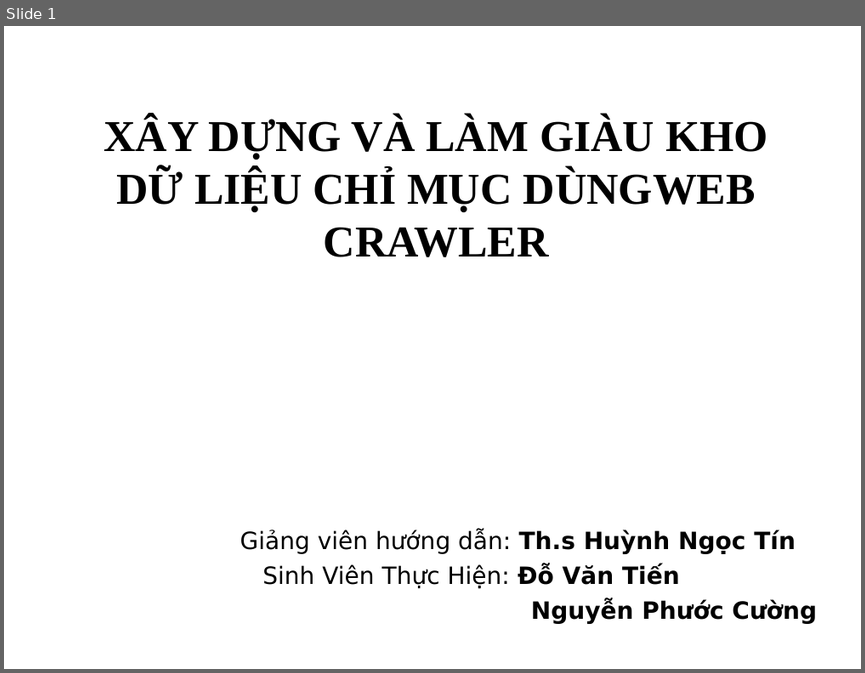
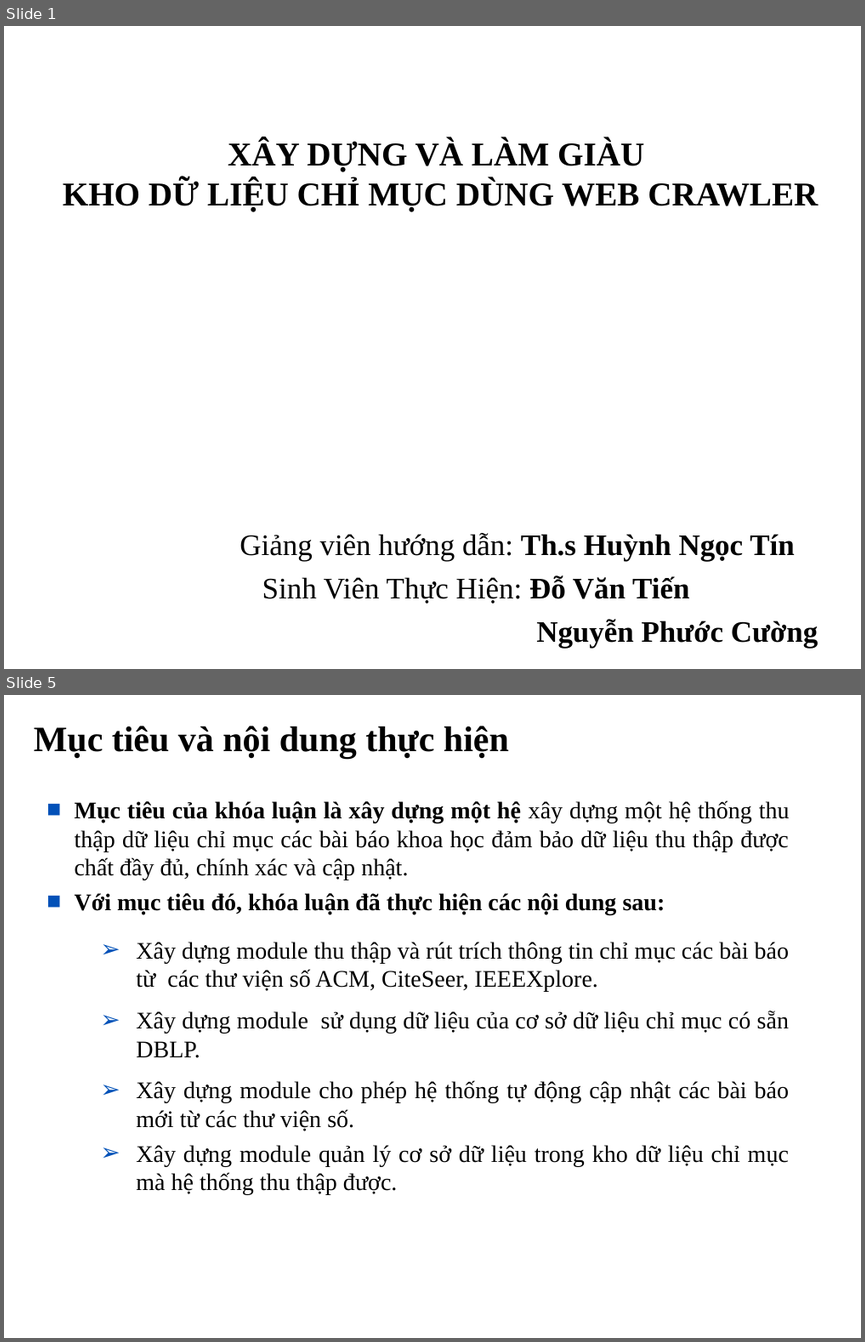
Before and after one commit to tiendv/detaitotnghiep, a slide deck: Report/Bao cao khoa luan/Trinh bay bao cao.ppt. Shown one above the other, each under a label of ours: slide 1 before the commit, slides 1 and 5 after it; the slides between them are not shown. The pictures are 865x673 and 865x1342 pixels, drawn with LibreOffice and Linux fonts; fonts in the diff are those of the drawing; background and template pictures are left out. Boxes give left, top, right and bottom in pixels: in the first picture for what was removed or moved away, otherwise in the second. Text is boxed around its words. In the diff, an @@ line names an element or a change of style, - is before the commit and + after.

```diff
--- a/Report/Bao cao khoa luan/Trinh bay bao cao.ppt
+++ b/Report/Bao cao khoa luan/Trinh bay bao cao.ppt
@@ slide 5 added at [4,695,861,1338], background #FFFFFF @@
@@ title added at [34,726,509,758], 30 pt, text #000000, bold @@
+Mục tiêu và nội dung thực hiện
@@ text added at [75,800,789,1195], 20 pt, text #000000 @@
+■ Mục tiêu của khóa luận là xây dựng một hệ xây dựng một hệ thống thu thập dữ liệu chỉ mục các bài báo khoa học đảm bảo dữ liệu thu thập được chất đầy đủ, chính xác và cập nhật.
+■ Với mục tiêu đó, khóa luận đã thực hiện các nội dung sau:
+  ➢ Xây dựng module thu thập và rút trích thông tin chỉ mục các bài báo từ các thư viện số ACM, CiteSeer, IEEEXplore.
+  ➢ Xây dựng module sử dụng dữ liệu của cơ sở dữ liệu chỉ mục có sẵn DBLP.
+  ➢ Xây dựng module cho phép hệ thống tự động cập nhật các bài báo mới từ các thư viện số.
+  ➢ Xây dựng module quản lý cơ sở dữ liệu trong kho dữ liệu chỉ mục mà hệ thống thu thập được.
@@ rectangle added at [4,1295,653,1321], fill #FFFFFF, outline #FFFFFF 0.74 pt @@
@@ slide 1 changed as well @@
@@ title at [63,139,817,211]: text changed; size 37 to 28 pt @@
-XÂY DỰNG VÀ LÀM GIÀU KHO DỮ LIỆU CHỈ MỤC DÙNGWEB CRAWLER
+XÂY DỰNG VÀ LÀM GIÀU
+KHO DỮ LIỆU CHỈ MỤC DÙNG WEB CRAWLER
@@ subtitle "Giảng viên hướng dẫn: Th.s ..." at [239,533,818,647]: size 20 to 25 pt, font DejaVu Sans to Times New Roman; more space between paragraphs @@
```
Also in this commit, not shown: 3 other slides changed, 13 other slides added, 17 slides removed.
